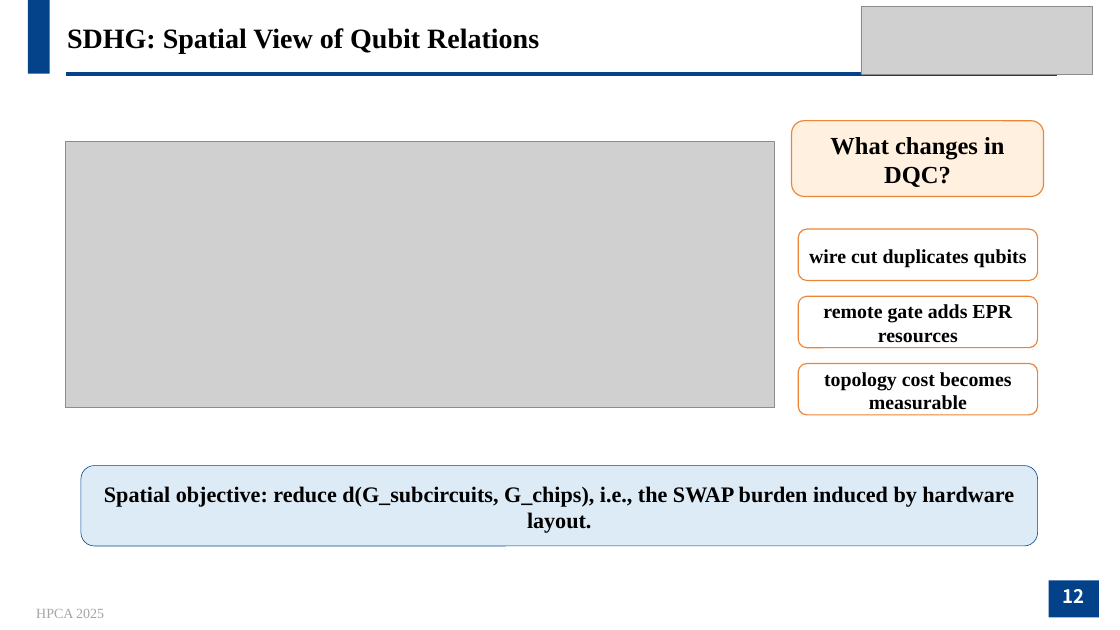
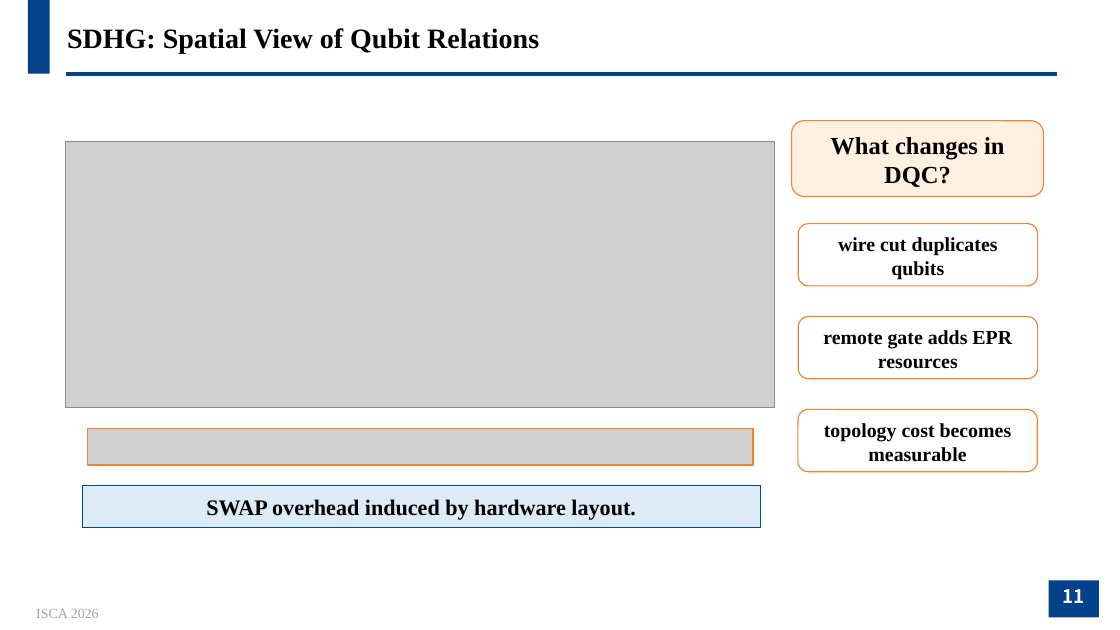
Before and after one commit to JanusQ/Janus4, a slide deck: slide 11 of adaptiveQC/pptx/AdaptDQC_Adaptive_Distributed_Quantum_Computing_With_Quantitative_Performance_Analysis.pptx (slide 12 before the commit). Drawn at 1120x630 pixels with LibreOffice and Linux fonts; fonts in the diff are those of the drawing; grey boxes stand for pictures; background and template pictures are left out. Boxes give left, top, right and bottom in pixels: in the first picture for what was removed or moved away, otherwise in the second. Text is boxed around its words. In the diff, an @@ line names an element or a change of style, - is before the commit and + after.

```diff
--- a/adaptiveQC/pptx/AdaptDQC_Adaptive_Distributed_Quantum_Computing_With_Quantitative_Performance_Analysis.pptx
+++ b/adaptiveQC/pptx/AdaptDQC_Adaptive_Distributed_Quantum_Computing_With_Quantitative_Performance_Analysis.pptx
@@ picture removed at (861,7,1092,74) @@
@@ rounded rectangle "wire cut duplicates qubits": place and size @@
-rounded rectangle "wire cut duplicates qubits" at (798,229,1038,281)
+rounded rectangle "wire cut duplicates qubits" at (798,223,1038,286)
@@ rounded rectangle "remote gate adds EPR resources": place and size @@
-rounded rectangle "remote gate adds EPR resources" at (798,297,1038,348)
+rounded rectangle "remote gate adds EPR resources" at (798,317,1038,379)
@@ rounded rectangle "topology cost becomes measurable": place and size @@
-rounded rectangle "topology cost becomes measurable" at (798,364,1038,415)
+rounded rectangle "topology cost becomes measurable" at (798,409,1038,471)
@@ picture added at (87,429,753,465) @@
@@ rounded rectangle "SWAP overhead induced by hardware ...": place and size @@
-rounded rectangle "SWAP overhead induced by hardware ..." at (81,465,1038,546)
+rounded rectangle "SWAP overhead induced by hardware ..." at (82,485,760,527)
@@ rounded rectangle "SWAP overhead induced by hardware ..." at (82,485,760,527): proportions changed @@
@@ text in rounded rectangle at (206,499,635,520): text changed @@
-Spatial objective: reduce d(G_subcircuits, G_chips), i.e., the SWAP burden induced by hardware layout.
+SWAP overhead induced by hardware layout.
@@ page number at (1063,589,1085,603): text changed @@
-12
+11
@@ text at (36,609,99,618): text changed @@
-HPCA 2025
+ISCA 2026
```
Also in this commit, not shown: 23 other slides changed, 4 slides added, 7 slides removed, 1 other file.
